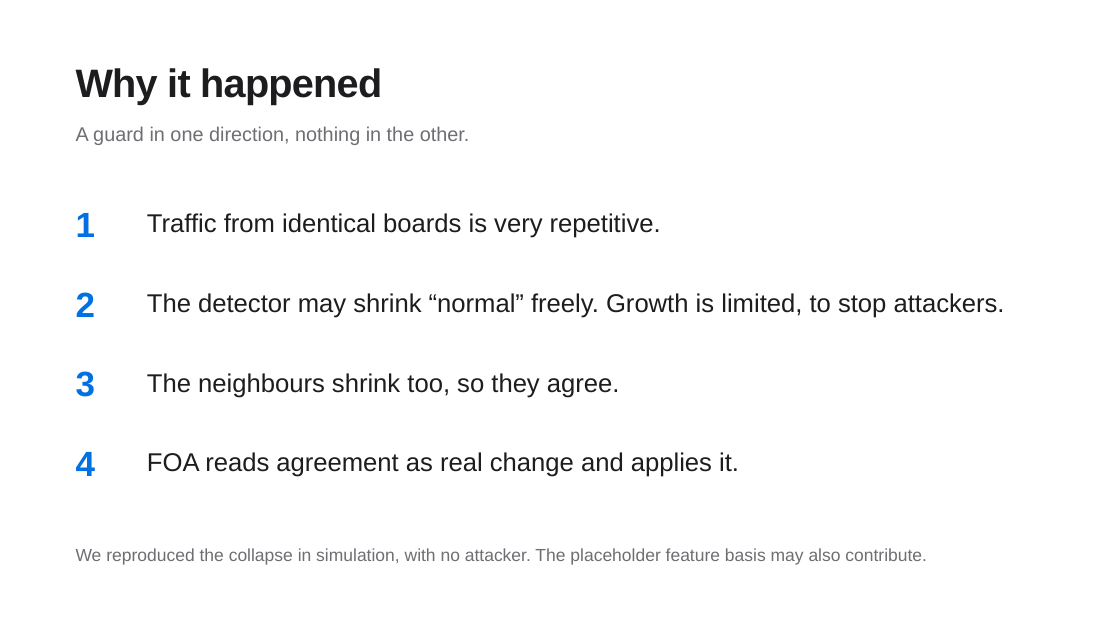
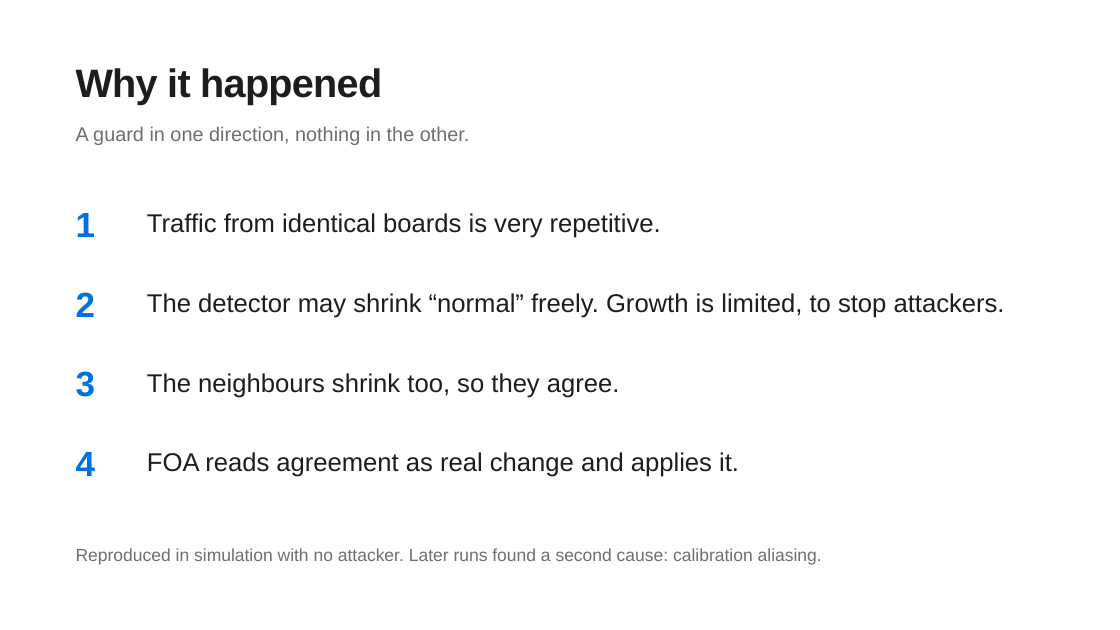
Before and after one commit to IOT-snu/brainstorming, a slide deck: slide 14 of G04_FOA_Final.pptx. Drawn at 1120x630 pixels with LibreOffice and Linux fonts; fonts in the diff are those of the drawing. Boxes give left, top, right and bottom in pixels: in the first picture for what was removed or moved away, otherwise in the second. Text is boxed around its words. In the diff, an @@ line names an element or a change of style, - is before the commit and + after.

```diff
--- a/G04_FOA_Final.pptx
+++ b/G04_FOA_Final.pptx
@@ text at (76, 548, 822, 565): text changed @@
-We reproduced the collapse in simulation, with no attacker. The placeholder feature basis may also contribute.
+Reproduced in simulation with no attacker. Later runs found a second cause: calibration aliasing.
```
Also in this commit, not shown: 9 other slides changed, 3 slides added, 5 other files.
